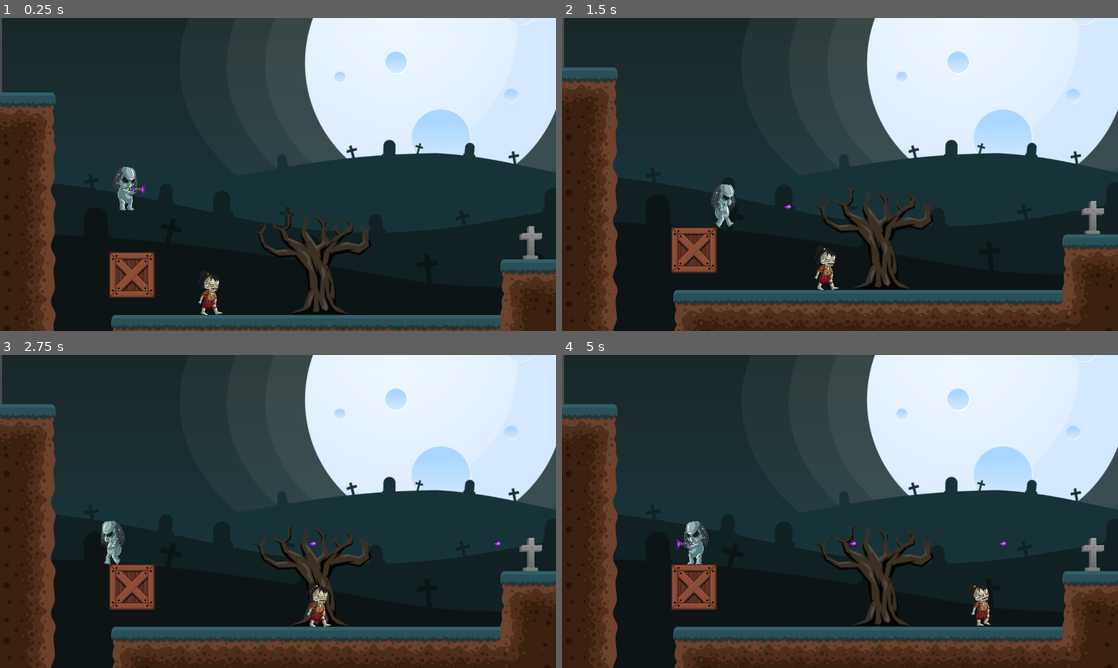
Above: before the commit, frames 1-4 (two rows, left to right).
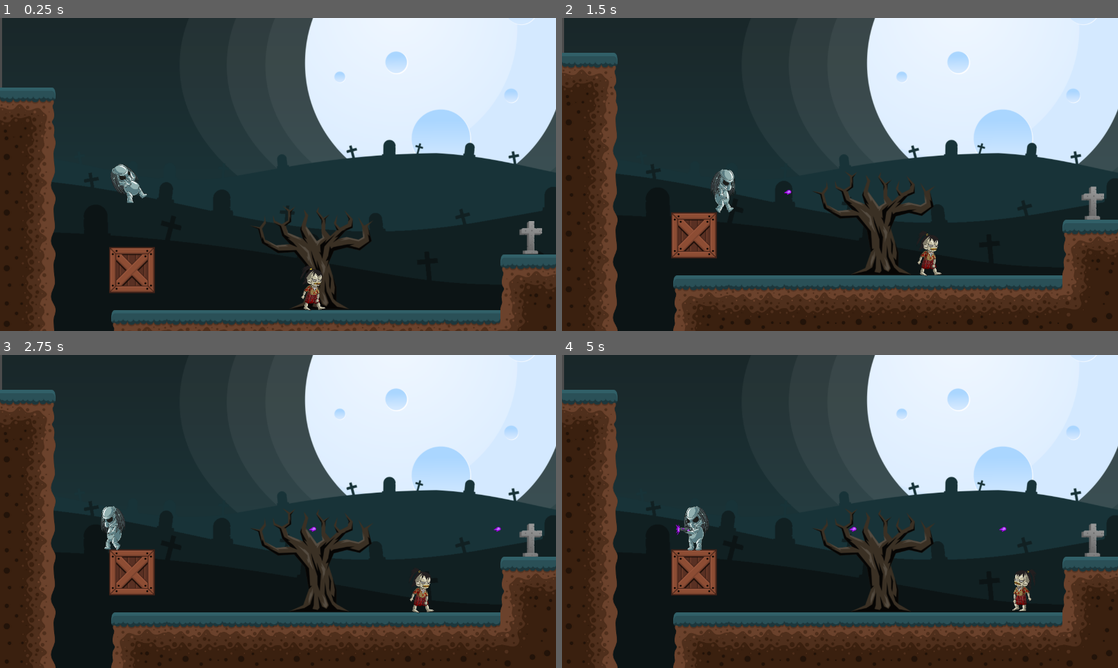
Above: after the commit, the same moments.

Repository: webgirlkristina/aliens-vs-zombies
Game: Godot game, scene res://Level1.tscn
Two runs of this game, one before a commit and one after it. Both use one fixed random seed, a clock stepped at 60 frames per second and the inputs below.
Inputs:
- Up to frame 1 (0.25 s): no input
- Up to frame 2 (1.5 s): tap Enter (ui_accept) at 0.5, 0.77 s; hold Right (ui_right) from 0.53 s (still down)
- Up to frame 3 (2.75 s): tap Enter (ui_accept) at 1.52 s; release Right (ui_right) at 2.03 s; hold Left (ui_left) from 2.03 s (still down)
- Up to frame 4 (5 s): release Left (ui_left) at 2.78 s; hold Right (ui_right) 2.78-4.28 s; tap Enter (ui_accept) at 3.02, 3.77, 4.52 s; hold Left (ui_left) from 4.28 s (still down)

The runs differ from the first frame. In frame 1, 7.6% of the frame differs, in the area x 0-100%, y 22-100%; in frame 2, 15%, in the area x 0-100%, y 11-100%; in frame 3, 15%; in frame 4, 15%.

Commit message:
Lesson 7: Zombie attack, Transfer to Godot 3.1

Diff:
--- a/Level1.tscn
+++ b/Level1.tscn
@@ -12,140 +12,72 @@
 
 [node name="Level1" type="Node2D"]
 
-[node name="Box" parent="." index="0" instance=ExtResource( 1 )]
-
+[node name="Box" parent="." instance=ExtResource( 1 )]
 position = Vector2( 303.716, 548.096 )
 
-[node name="TileMap" type="TileMap" parent="." index="1"]
-
-mode = 0
+[node name="TileMap" type="TileMap" parent="."]
 tile_set = ExtResource( 2 )
 cell_size = Vector2( 128, 128 )
-cell_quadrant_size = 16
-cell_custom_transform = Transform2D( 1, 0, 0, 1, 0, 0 )
-cell_half_offset = 2
-cell_tile_origin = 0
-cell_y_sort = false
-cell_clip_uv = false
-collision_use_kinematic = false
-collision_friction = 1.0
-collision_bounce = 0.0
-collision_layer = 1
-collision_mask = 1
-occluder_light_mask = 1
 format = 1
 tile_data = PoolIntArray( -65500, 0, 0, 36, 3, 0, 65536, 2, 0, 65572, 3, 0, 131072, 5, 0, 131103, 13, 0, 131104, 14, 0, …(641 unchanged characters)…
-_sections_unfolded = [ "Cell" ]
 
-[node name="Objects" type="Node2D" parent="." index="2"]
-
+[node name="Objects" type="Node2D" parent="."]
 editor/display_folded = true
 
-[node name="Tree" type="Sprite" parent="Objects" index="0"]
-
+[node name="Tree" type="Sprite" parent="Objects"]
 position = Vector2( 717.651, 519.281 )
 texture = ExtResource( 3 )
 
-[node name="Tree2" type="Sprite" parent="Objects" index="1"]
-
+[node name="Tree2" type="Sprite" parent="Objects"]
 position = Vector2( 1537.6, 390.749 )
 texture = ExtResource( 3 )
 
-[node name="Tree3" type="Sprite" parent="Objects" index="2"]
-
+[node name="Tree3" type="Sprite" parent="Objects"]
 position = Vector2( 3739.26, 520.389 )
 texture = ExtResource( 3 )
 
-[node name="TombStone" type="Sprite" parent="Objects" index="3"]
-
+[node name="TombStone" type="Sprite" parent="Objects"]
 position = Vector2( 1221.41, 473.758 )
 texture = ExtResource( 4 )
 
-[node name="Player" parent="." index="3" instance=ExtResource( 5 )]
-
+[node name="Player" parent="." instance=ExtResource( 5 )]
 position = Vector2( 296.914, 316.833 )
 
-[node name="ParallaxBackground" type="ParallaxBackground" parent="." index="4"]
+[node name="ParallaxBackground" type="ParallaxBackground" parent="."]
+scroll_base_scale = Vector2( 0, 0 )
+scroll_ignore_camera_zoom = true
 
-layer = -1
-offset = Vector2( 0, 0 )
-rotation = 0.0
-scale = Vector2( 1, 1 )
-transform = Transform2D( 1, 0, 0, 1, 0, 0 )
-scroll_offset = Vector2( 0, 0 )
-scroll_base_offset = Vector2( 0, 0 )
-scroll_base_scale = Vector2( 0, 0 )
-scroll_limit_begin = Vector2( 0, 0 )
-scroll_limit_end = Vector2( 0, 0 )
-scroll_ignore_camera_zoom = true
-_sections_unfolded = [ "Scroll" ]
+[node name="ParallaxLayer" type="ParallaxLayer" parent="ParallaxBackground"]
 
-[node name="ParallaxLayer" type="ParallaxLayer" parent="ParallaxBackground" index="0"]
-
-motion_scale = Vector2( 1, 1 )
-motion_offset = Vector2( 0, 0 )
-motion_mirroring = Vector2( 0, 0 )
-
-[node name="Sprite" type="Sprite" parent="ParallaxBackground/ParallaxLayer" index="0"]
-
+[node name="Sprite" type="Sprite" parent="ParallaxBackground/ParallaxLayer"]
 position = Vector2( 1004.53, 244.179 )
 texture = ExtResource( 6 )
 
-[node name="ParallaxBackground2" type="ParallaxBackground" parent="." index="5"]
+[node name="ParallaxBackground2" type="ParallaxBackground" parent="."]
+editor/display_folded = true
+scroll_base_scale = Vector2( 0.25, 0.25 )
+scroll_ignore_camera_zoom = true
 
-editor/display_folded = true
-layer = -1
-offset = Vector2( 0, 0 )
-rotation = 0.0
-scale = Vector2( 1, 1 )
-transform = Transform2D( 1, 0, 0, 1, 0, 0 )
-scroll_offset = Vector2( 0, 0 )
-scroll_base_offset = Vector2( 0, 0 )
-scroll_base_scale = Vector2( 0.25, 0.25 )
-scroll_limit_begin = Vector2( 0, 0 )
-scroll_limit_end = Vector2( 0, 0 )
-scroll_ignore_camera_zoom = true
-_sections_unfolded = [ "Scroll" ]
+[node name="ParallaxLayer" type="ParallaxLayer" parent="ParallaxBackground2"]
+motion_mirroring = Vector2( 2000, 0 )
 
-[node name="ParallaxLayer" type="ParallaxLayer" parent="ParallaxBackground2" index="0"]
-
-motion_scale = Vector2( 1, 1 )
-motion_offset = Vector2( 0, 0 )
-motion_mirroring = Vector2( 2000, 0 )
-_sections_unfolded = [ "Motion" ]
-
-[node name="Sprite" type="Sprite" parent="ParallaxBackground2/ParallaxLayer" index="0"]
-
+[node name="Sprite" type="Sprite" parent="ParallaxBackground2/ParallaxLayer"]
 position = Vector2( 1004.53, 244.179 )
 texture = ExtResource( 7 )
 
-[node name="ParallaxBackground3" type="ParallaxBackground" parent="." index="6"]
+[node name="ParallaxBackground3" type="ParallaxBackground" parent="."]
+scroll_base_scale = Vector2( 0.5, 0.5 )
+scroll_ignore_camera_zoom = true
 
-layer = -1
-offset = Vector2( 0, 0 )
-rotation = 0.0
-scale = Vector2( 1, 1 )
-transform = Transform2D( 1, 0, 0, 1, 0, 0 )
-scroll_offset = Vector2( 0, 0 )
-scroll_base_offset = Vector2( 0, 0 )
-scroll_base_scale = Vector2( 0.5, 0.5 )
-scroll_limit_begin = Vector2( 0, 0 )
-scroll_limit_end = Vector2( 0, 0 )
-scroll_ignore_camera_zoom = true
-_sections_unfolded = [ "Scroll" ]
+[node name="ParallaxLayer" type="ParallaxLayer" parent="ParallaxBackground3"]
+motion_mirroring = Vector2( 2000, 0 )
 
-[node name="ParallaxLayer" type="ParallaxLayer" parent="ParallaxBackground3" index="0"]
-
-motion_scale = Vector2( 1, 1 )
-motion_offset = Vector2( 0, 0 )
-motion_mirroring = Vector2( 2000, 0 )
-_sections_unfolded = [ "Motion" ]
-
-[node name="Sprite" type="Sprite" parent="ParallaxBackground3/ParallaxLayer" index="0"]
-
+[node name="Sprite" type="Sprite" parent="ParallaxBackground3/ParallaxLayer"]
 position = Vector2( 1004.53, 244.179 )
 texture = ExtResource( 8 )
 
-[node name="Zombie" parent="." index="7" instance=ExtResource( 9 )]
+[node name="Zombie" parent="." instance=ExtResource( 9 )]
+position = Vector2( 2124.47, 566.079 )
 
-position = Vector2( 458.916, 569.78 )
+[node name="Zombie2" parent="." instance=ExtResource( 9 )]
+position = Vector2( 695.577, 566.134 )
--- a/Player.gd
+++ b/Player.gd
@@ -7,9 +7,17 @@
 const PLASMA = preload("res://Plasma.tscn")
 
 var is_firing = false
+var is_dead = false
 var velocity = Vector2()
 
+func die():
+	$AnimatedSprite.play("die")
+	$CollisionShape2D.set_deferred("disabled", true)
+	is_dead = true
+
 func _physics_process(delta):
+	if is_dead:
+		return
 	if position.y > 800:
 		position.y = 0
 	if is_firing == true:
--- a/Player.tscn
+++ b/Player.tscn
@@ -17,14 +17,16 @@
 [ext_resource path="res://alien_predator_mask/predatormask__0038_fire_4.png" type="Texture" id=15]
 [ext_resource path="res://alien_predator_mask/predatormask__0039_fire_5.png" type="Texture" id=16]
 [ext_resource path="res://alien_predator_mask/predatormask__0040_fire_6.png" type="Texture" id=17]
+[ext_resource path="res://alien_predator_mask/predatormask__0022_dead_1.png" type="Texture" id=18]
+[ext_resource path="res://alien_predator_mask/predatormask__0023_dead_2.png" type="Texture" id=19]
+[ext_resource path="res://alien_predator_mask/predatormask__0024_dead_3.png" type="Texture" id=20]
+[ext_resource path="res://alien_predator_mask/predatormask__0025_dead_4.png" type="Texture" id=21]
+[ext_resource path="res://alien_predator_mask/predatormask__0026_dead_5.png" type="Texture" id=22]
 
 [sub_resource type="RectangleShape2D" id=1]
-
-custom_solver_bias = 0.0
 extents = Vector2( 26.16, 48.717 )
 
 [sub_resource type="SpriteFrames" id=2]
-
 animations = [ {
 "frames": [ ExtResource( 2 ), ExtResource( 3 ), ExtResource( 4 ) ],
 "loop": true,
@@ -45,61 +47,35 @@
 "loop": false,
 "name": "fire",
 "speed": 5.0
+}, {
+"frames": [ ExtResource( 18 ), ExtResource( 19 ), ExtResource( 20 ), ExtResource( 21 ), ExtResource( 22 ) ],
+"loop": false,
+"name": "die",
+"speed": 5.0
 } ]
 
-[node name="Player" type="KinematicBody2D" index="0"]
-
-input_pickable = false
-collision_layer = 1
-collision_mask = 1
-collision/safe_margin = 0.08
+[node name="Player" type="KinematicBody2D"]
 script = ExtResource( 1 )
 __meta__ = {
 "_edit_group_": true
 }
 
-[node name="CollisionShape2D" type="CollisionShape2D" parent="." index="0"]
-
+[node name="CollisionShape2D" type="CollisionShape2D" parent="."]
 position = Vector2( -1.16796, 0 )
 shape = SubResource( 1 )
 
-[node name="AnimatedSprite" type="AnimatedSprite" parent="." index="1"]
-
+[node name="AnimatedSprite" type="AnimatedSprite" parent="."]
 scale = Vector2( 0.25, 0.25 )
 frames = SubResource( 2 )
-animation = "fire"
-frame = 2
-_sections_unfolded = [ "Transform" ]
+animation = "die"
 
-[node name="Camera2D" type="Camera2D" parent="." index="2"]
-
-anchor_mode = 1
-rotating = false
+[node name="Camera2D" type="Camera2D" parent="."]
 current = true
-zoom = Vector2( 1, 1 )
 limit_left = 0
-limit_top = -10000000
 limit_right = 4700
 limit_bottom = 768
-limit_smoothed = false
-drag_margin_h_enabled = true
-drag_margin_v_enabled = true
 smoothing_enabled = true
-smoothing_speed = 5.0
-offset_v = 0.0
-offset_h = 0.0
-drag_margin_left = 0.2
-drag_margin_top = 0.2
-drag_margin_right = 0.2
-drag_margin_bottom = 0.2
-editor_draw_screen = true
-editor_draw_limits = false
-editor_draw_drag_margin = false
-_sections_unfolded = [ "Limit", "Smoothing" ]
 
-[node name="Position2D" type="Position2D" parent="." index="3"]
-
+[node name="Position2D" type="Position2D" parent="."]
 position = Vector2( 39, 2 )
-_sections_unfolded = [ "Transform" ]
-
 [connection signal="animation_finished" from="AnimatedSprite" to="." method="_on_AnimatedSprite_animation_finished"]
--- a/Zombie.gd
+++ b/Zombie.gd
@@ -7,16 +7,17 @@
 var velocity = Vector2()
 var direction = 1
 var is_alive = true
+var is_attacking = false
 
 func kill():
 	is_alive = false
 	velocity.x = 0
 	$AnimatedSprite.play("dead")
-	$CollisionShape2D.disabled = true
-	$DeadCollision.disabled = false
+	$CollisionShape2D.set_deferred("disabled", true)
+	$DeadCollision.set_deferred("disabled", false)
 
 func _physics_process(delta):
-	if is_alive == true:
+	if is_alive == true && is_attacking == false:
 		velocity.x = SPEED * direction
 		$AnimatedSprite.play("walk")
 	velocity.y += (GRAVITY * delta)
@@ -27,3 +28,15 @@
 func change_direction():
 	direction *= -1
 	$AnimatedSprite.flip_h = !$AnimatedSprite.flip_h
+	$Area2D/CollisionShape2D.position.x *= -1
+
+func _on_Area2D_body_entered(body):
+	if is_alive && "Player" in body.name:
+		is_attacking = true
+		$AnimatedSprite.play("attack")
+		body.die()
+
+
+func _on_AnimatedSprite_animation_finished():
+	if $AnimatedSprite.animation == "attack":
+		is_attacking = false
--- a/Zombie.tscn
+++ b/Zombie.tscn
@@ -15,9 +15,14 @@
 [ext_resource path="res://Zombie/Dead6.png" type="Texture" id=13]
 [ext_resource path="res://Zombie/Dead7.png" type="Texture" id=14]
 [ext_resource path="res://Zombie/Dead8.png" type="Texture" id=15]
+[ext_resource path="res://Zombie/Attack1.png" type="Texture" id=16]
+[ext_resource path="res://Zombie/Attack2.png" type="Texture" id=17]
+[ext_resource path="res://Zombie/Attack3.png" type="Texture" id=18]
+[ext_resource path="res://Zombie/Attack4.png" type="Texture" id=19]
+[ext_resource path="res://Zombie/Attack5.png" type="Texture" id=20]
+[ext_resource path="res://Zombie/Attaxk6.png" type="Texture" id=21]
 
 [sub_resource type="SpriteFrames" id=1]
-
 animations = [ {
 "frames": [ ExtResource( 2 ), ExtResource( 3 ), ExtResource( 4 ), ExtResource( 5 ), ExtResource( 6 ), ExtResource( 7 ) ],
 "loop": true,
@@ -28,41 +33,43 @@
 "loop": false,
 "name": "dead",
 "speed": 15.0
+}, {
+"frames": [ ExtResource( 16 ), ExtResource( 17 ), ExtResource( 18 ), ExtResource( 19 ), ExtResource( 20 ), ExtResource( 21 ) ],
+"loop": false,
+"name": "attack",
+"speed": 5.0
 } ]
 
 [sub_resource type="RectangleShape2D" id=2]
-
-custom_solver_bias = 0.0
 extents = Vector2( 17.9147, 47.6677 )
 
 [sub_resource type="RectangleShape2D" id=3]
-
-custom_solver_bias = 0.0
 extents = Vector2( 52.9008, 16.3305 )
 
-[node name="Zombie" type="KinematicBody2D" index="0"]
+[sub_resource type="RectangleShape2D" id=4]
+extents = Vector2( 16.8544, 47.3999 )
 
-input_pickable = false
-collision_layer = 1
-collision_mask = 1
-collision/safe_margin = 0.08
+[node name="Zombie" type="KinematicBody2D"]
 script = ExtResource( 1 )
 
-[node name="AnimatedSprite" type="AnimatedSprite" parent="." index="0"]
-
+[node name="AnimatedSprite" type="AnimatedSprite" parent="."]
 scale = Vector2( 0.25, 0.25 )
 frames = SubResource( 1 )
-animation = "dead"
-frame = 5
-_sections_unfolded = [ "Transform" ]
+animation = "attack"
 
-[node name="CollisionShape2D" type="CollisionShape2D" parent="." index="1"]
-
+[node name="CollisionShape2D" type="CollisionShape2D" parent="."]
 position = Vector2( 3.64888, 1.93174 )
 shape = SubResource( 2 )
 
-[node name="DeadCollision" type="CollisionShape2D" parent="." index="2"]
-
+[node name="DeadCollision" type="CollisionShape2D" parent="."]
 position = Vector2( -3.64885, 6.00988 )
 shape = SubResource( 3 )
 disabled = true
+
+[node name="Area2D" type="Area2D" parent="."]
+
+[node name="CollisionShape2D" type="CollisionShape2D" parent="Area2D"]
+position = Vector2( 20.9003, 1.53677 )
+shape = SubResource( 4 )
+[connection signal="animation_finished" from="AnimatedSprite" to="." method="_on_AnimatedSprite_animation_finished"]
+[connection signal="body_entered" from="Area2D" to="." method="_on_Area2D_body_entered"]
--- a/default_env.tres
+++ b/default_env.tres
@@ -1,100 +1,14 @@
 [gd_resource type="Environment" load_steps=2 format=2]
 
 [sub_resource type="ProceduralSky" id=1]
-
-radiance_size = 4
 sky_top_color = Color( 0.0470588, 0.454902, 0.976471, 1 )
 sky_horizon_color = Color( 0.556863, 0.823529, 0.909804, 1 )
 sky_curve = 0.25
-sky_energy = 1.0
 ground_bottom_color = Color( 0.101961, 0.145098, 0.188235, 1 )
 ground_horizon_color = Color( 0.482353, 0.788235, 0.952941, 1 )
 ground_curve = 0.01
-ground_energy = 1.0
-sun_color = Color( 1, 1, 1, 1 )
-sun_latitude = 35.0
-sun_longitude = 0.0
-sun_angle_min = 1.0
-sun_angle_max = 100.0
-sun_curve = 0.05
 sun_energy = 16.0
-texture_size = 2
 
 [resource]
-
 background_mode = 2
 background_sky = SubResource( 1 )
-background_sky_custom_fov = 0.0
-background_color = Color( 0, 0, 0, 1 )
-background_energy = 1.0
-background_canvas_max_layer = 0
-ambient_light_color = Color( 0, 0, 0, 1 )
-ambient_light_energy = 1.0
-ambient_light_sky_contribution = 1.0
-fog_enabled = false
-fog_color = Color( 0.5, 0.6, 0.7, 1 )
-fog_sun_color = Color( 1, 0.9, 0.7, 1 )
-fog_sun_amount = 0.0
-fog_depth_enabled = true
-fog_depth_begin = 10.0
-fog_depth_curve = 1.0
-fog_transmit_enabled = false
-fog_transmit_curve = 1.0
-fog_height_enabled = false
-fog_height_min = 0.0
-fog_height_max = 100.0
-fog_height_curve = 1.0
-tonemap_mode = 0
-tonemap_exposure = 1.0
-tonemap_white = 1.0
-auto_exposure_enabled = false
-auto_exposure_scale = 0.4
-auto_exposure_min_luma = 0.05
-auto_exposure_max_luma = 8.0
-auto_exposure_speed = 0.5
-ss_reflections_enabled = false
-ss_reflections_max_steps = 64
-ss_reflections_fade_in = 0.15
-ss_reflections_fade_out = 2.0
-ss_reflections_depth_tolerance = 0.2
-ss_reflections_roughness = true
-ssao_enabled = false
-ssao_radius = 1.0
-ssao_intensity = 1.0
-ssao_radius2 = 0.0
-ssao_intensity2 = 1.0
-ssao_bias = 0.01
-ssao_light_affect = 0.0
-ssao_color = Color( 0, 0, 0, 1 )
-ssao_quality = 0
-ssao_blur = 3
-ssao_edge_sharpness = 4.0
-dof_blur_far_enabled = false
-dof_blur_far_distance = 10.0
-dof_blur_far_transition = 5.0
-dof_blur_far_amount = 0.1
-dof_blur_far_quality = 1
-dof_blur_near_enabled = false
-dof_blur_near_distance = 2.0
-dof_blur_near_transition = 1.0
-dof_blur_near_amount = 0.1
-dof_blur_near_quality = 1
-glow_enabled = false
-glow_levels/1 = false
-glow_levels/2 = false
-glow_levels/3 = true
-glow_levels/4 = false
-glow_levels/5 = true
-glow_levels/6 = false
-glow_levels/7 = false
-glow_intensity = 0.8
-glow_strength = 1.0
-glow_bloom = 0.0
-glow_blend_mode = 2
-glow_hdr_threshold = 1.0
-glow_hdr_scale = 2.0
-glow_bicubic_upscale = false
-adjustment_enabled = false
-adjustment_brightness = 1.0
-adjustment_contrast = 1.0
-adjustment_saturation = 1.0
--- a/project.godot
+++ b/project.godot
@@ -6,7 +6,12 @@
 ;   [section] ; section goes between []
 ;   param=value ; assign values to parameters
 
-config_version=3
+config_version=4
+
+_global_script_classes=[  ]
+_global_script_class_icons={
+
+}
 
 [application]
 
Not shown, changed: BG Layers/bg1.png.import
Not shown, changed: BG Layers/bg2.png.import
Not shown, changed: BG Layers/bg3.png.import
Not shown, changed: Objects/ArrowSign.png.import
Not shown, changed: Objects/Bush (1).png.import
Not shown, changed: Objects/Bush (2).png.import
Not shown, changed: Objects/Crate.png.import
Not shown, changed: Objects/DeadBush.png.import
Not shown, changed: Objects/Sign.png.import
Not shown, changed: Objects/Skeleton.png.import
Not shown, changed: Objects/TombStone (1).png.import
Not shown, changed: Objects/TombStone (2).png.import
(and 118 more such lines)
